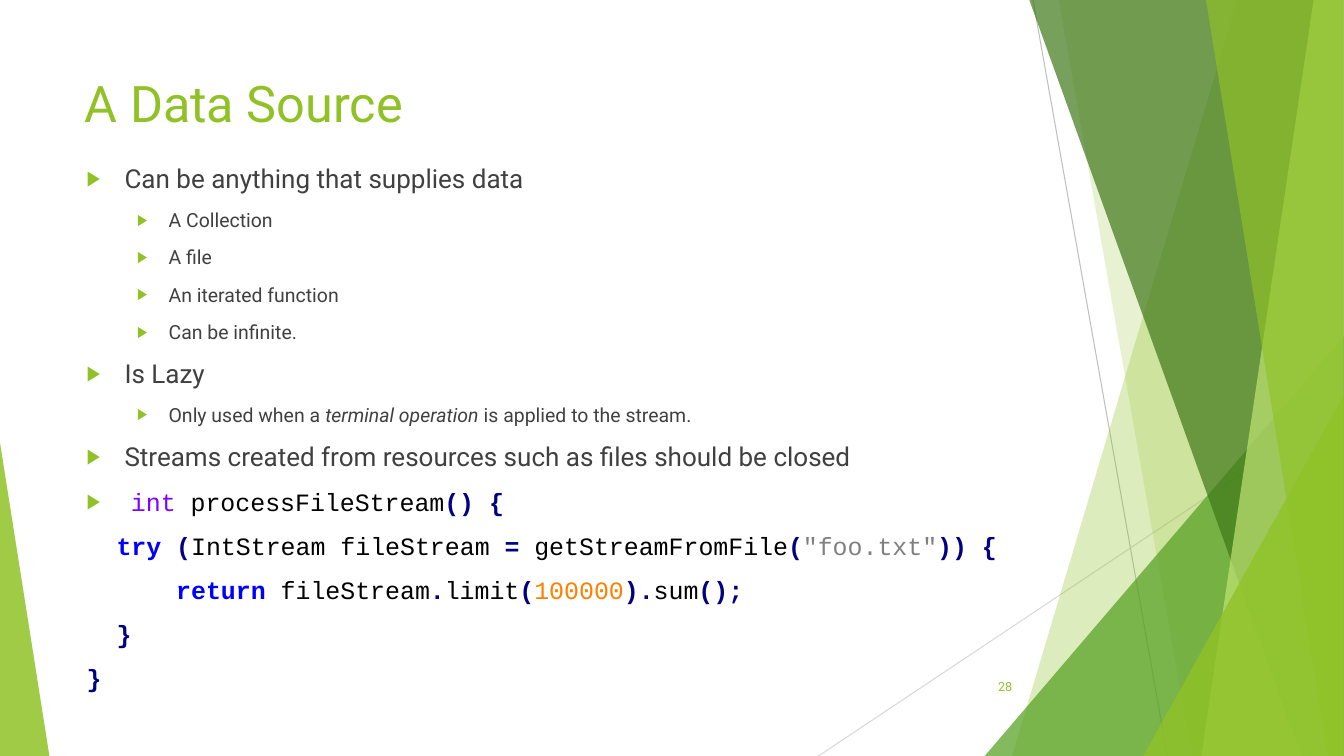
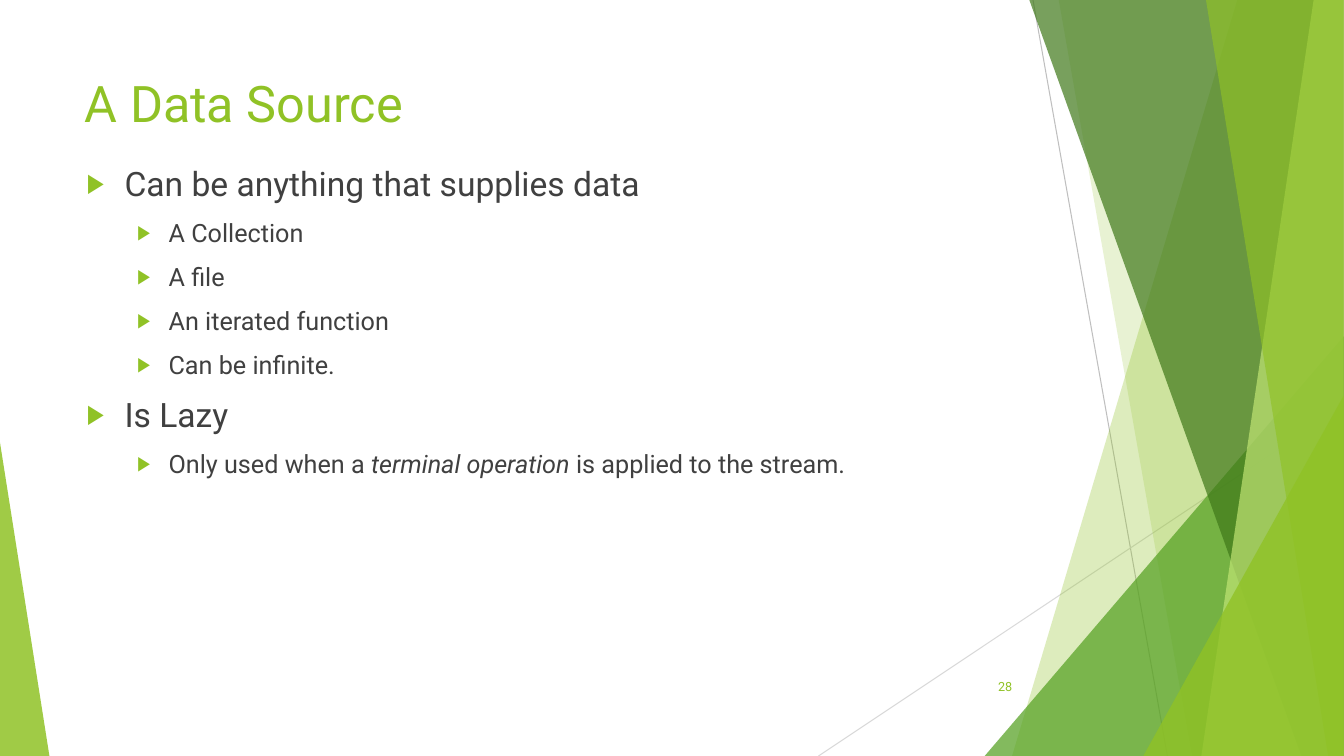
Before and after one commit to RichardRoda/2017-CodePaLOUsa-Lambda, a slide deck: slide 28 of Learning to Love the Lambda in the Stream.pptx. Drawn at 1344x756 pixels with LibreOffice and Linux fonts; fonts in the diff are those of the drawing. Boxes give left, top, right and bottom in pixels: in the first picture for what was removed or moved away, otherwise in the second. Text is boxed around its words. In the diff, an @@ line names an element or a change of style, - is before the commit and + after.

```diff
--- a/Learning to Love the Lambda in the Stream.pptx
+++ b/Learning to Love the Lambda in the Stream.pptx
@@ text "Can be anything that supplies ..." at (125, 171, 845, 479): size 18.6 to 24 pt in "Can be anything that supplies data", "Is Lazy"; size 13.9 to 18 pt in "A Collection", "A file", "An iterated function", "Can be infinite." and 1 more places @@
@@ text at (117, 446, 967, 605): paragraphs removed @@
-▶ Streams created from resources such as files should be closed
-▶ int processFileStream() {
-try (IntStream fileStream = getStreamFromFile("foo.txt")) {
-return fileStream.limit(100000).sum();
-}
-}
```
Also in this commit, not shown: 7 other slides changed.
